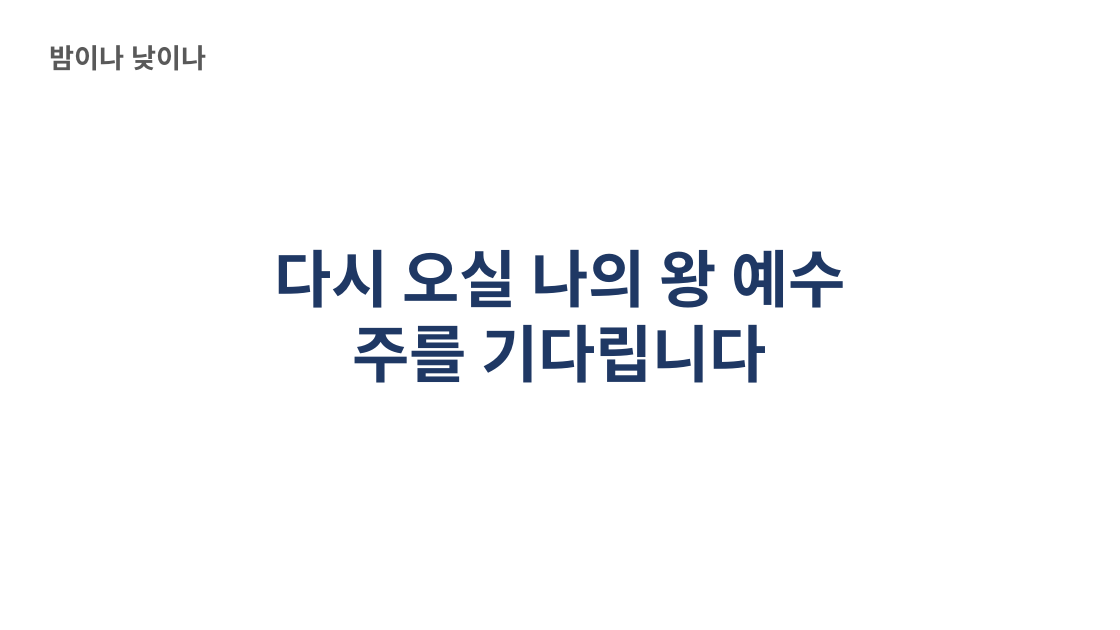
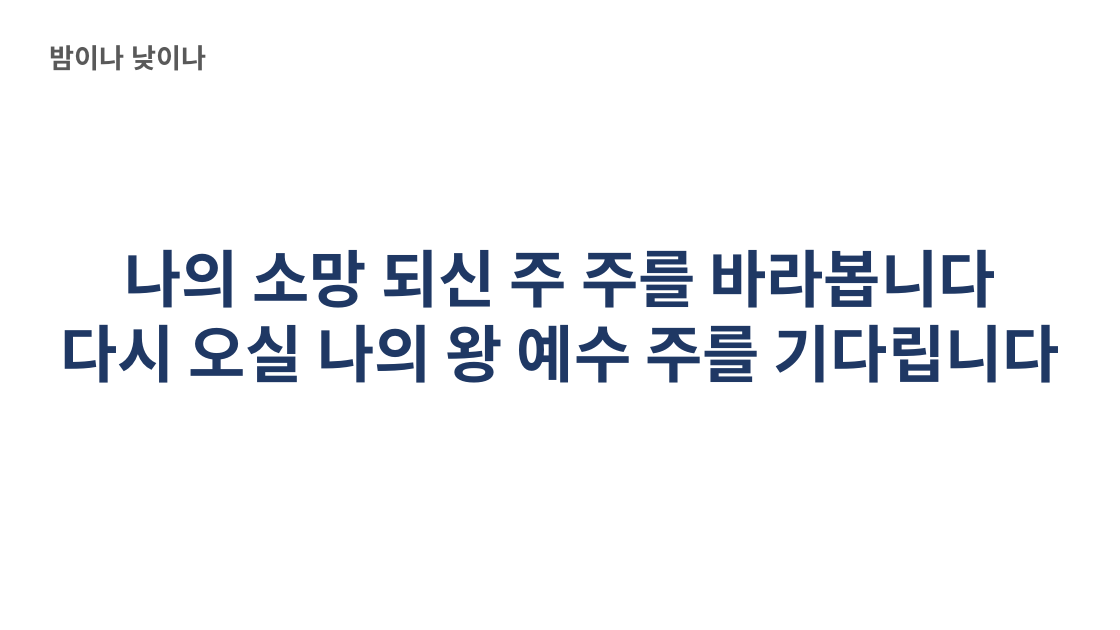
Before and after one commit to chanbinna/pptGeneratorWebsite, a slide deck: slide 1 of uploads/generated_presentation.pptx (slide 2 before the commit). Drawn at 1120x630 pixels with LibreOffice and Linux fonts; fonts in the diff are those of the drawing; background and template pictures are left out. Boxes give left, top, right and bottom in pixels: in the first picture for what was removed or moved away, otherwise in the second. Text is boxed around its words. In the diff, an @@ line names an element or a change of style, - is before the commit and + after.

```diff
--- a/uploads/generated_presentation.pptx
+++ b/uploads/generated_presentation.pptx
@@ text at [60, 249, 1060, 383]: text changed @@
-다시 오실 나의 왕 예수
-주를 기다립니다
+나의 소망 되신 주 주를 바라봅니다
+다시 오실 나의 왕 예수 주를 기다립니다
```
Also in this commit, not shown: 5 other slides changed, 3 slides removed, 2 other files.
